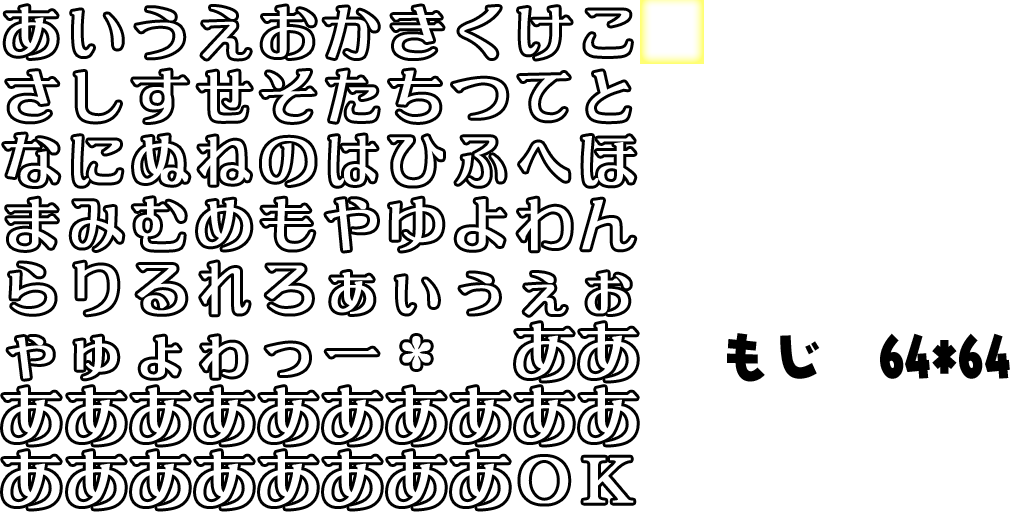
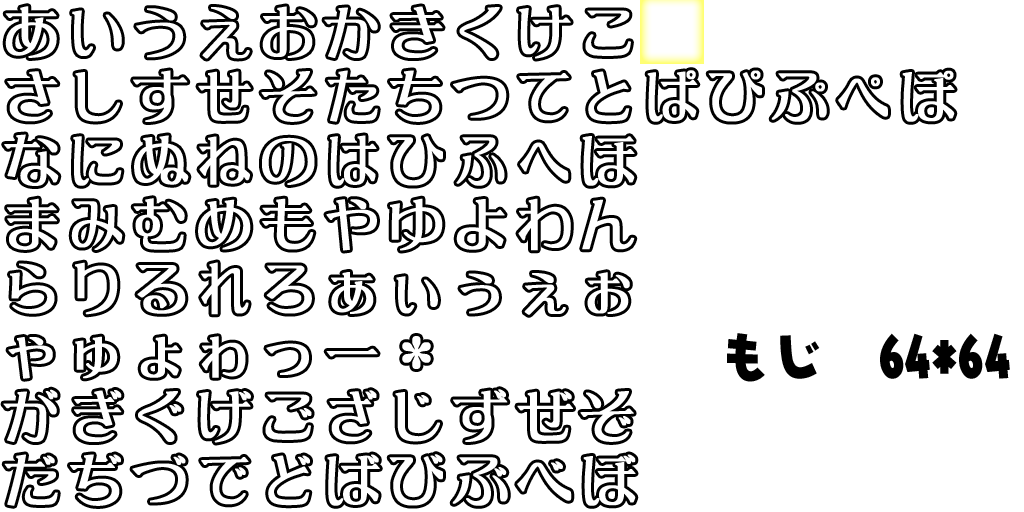
Comparing the layer stacks of the two 1024 x 512 images. Changes:
renamed "Ｋ" to "ぼ", painted on it over <box>583,454,636,506</box>
renamed "あ のコピー 77" to "ぶ", painted on it over <box>452,451,509,509</box>
renamed "あ のコピー 76" to "び", painted on it over <box>388,451,445,509</box>
renamed "あ のコピー 75" to "ば", painted on it over <box>324,451,381,509</box>
renamed "あ のコピー 74" to "ど", painted on it over <box>260,451,317,509</box>
renamed "あ のコピー 73" to "で", painted on it over <box>196,451,253,509</box>
renamed "あ のコピー 72" to "づ", painted on it over <box>132,451,189,509</box>
renamed "あ のコピー 71" to "ぢ", painted on it over <box>68,451,125,509</box>
renamed "あ のコピー 70" to "だ", painted on it over <box>3,451,60,509</box>
renamed "あ のコピー 69" to "ぞ", painted on it over <box>580,387,637,445</box>
renamed "あ のコピー 68" to "ぜ", painted on it over <box>516,387,573,445</box>
renamed "あ のコピー 67" to "ず", painted on it over <box>452,387,509,445</box>
renamed "あ のコピー 66" to "じ", painted on it over <box>388,387,445,445</box>
renamed "あ のコピー 65" to "ざ", painted on it over <box>324,387,381,445</box>
renamed "あ のコピー 64" to "ご", painted on it over <box>260,387,317,445</box>
renamed "あ のコピー 63" to "げ", painted on it over <box>196,387,253,445</box>
renamed "あ のコピー 62" to "ぐ", painted on it over <box>132,387,189,445</box>
renamed "あ のコピー 61" to "ぎ", painted on it over <box>68,387,125,445</box>
renamed "あ のコピー 60" to "が", painted on it over <box>3,387,60,445</box>
removed layer "あ のコピー 59" from group "汎用" over <box>580,323,637,381</box>
removed layer "あ のコピー 58" from group "汎用" over <box>516,323,573,381</box>
added layer "ぽ" in group "汎用" over <box>902,70,955,122</box>
added layer "ぷ" in group "汎用" over <box>771,73,827,122</box>
added layer "ぴ" in group "汎用" over <box>708,70,762,122</box>
…and 3 more changes (2 added, 1 painted, 1 renamed)
